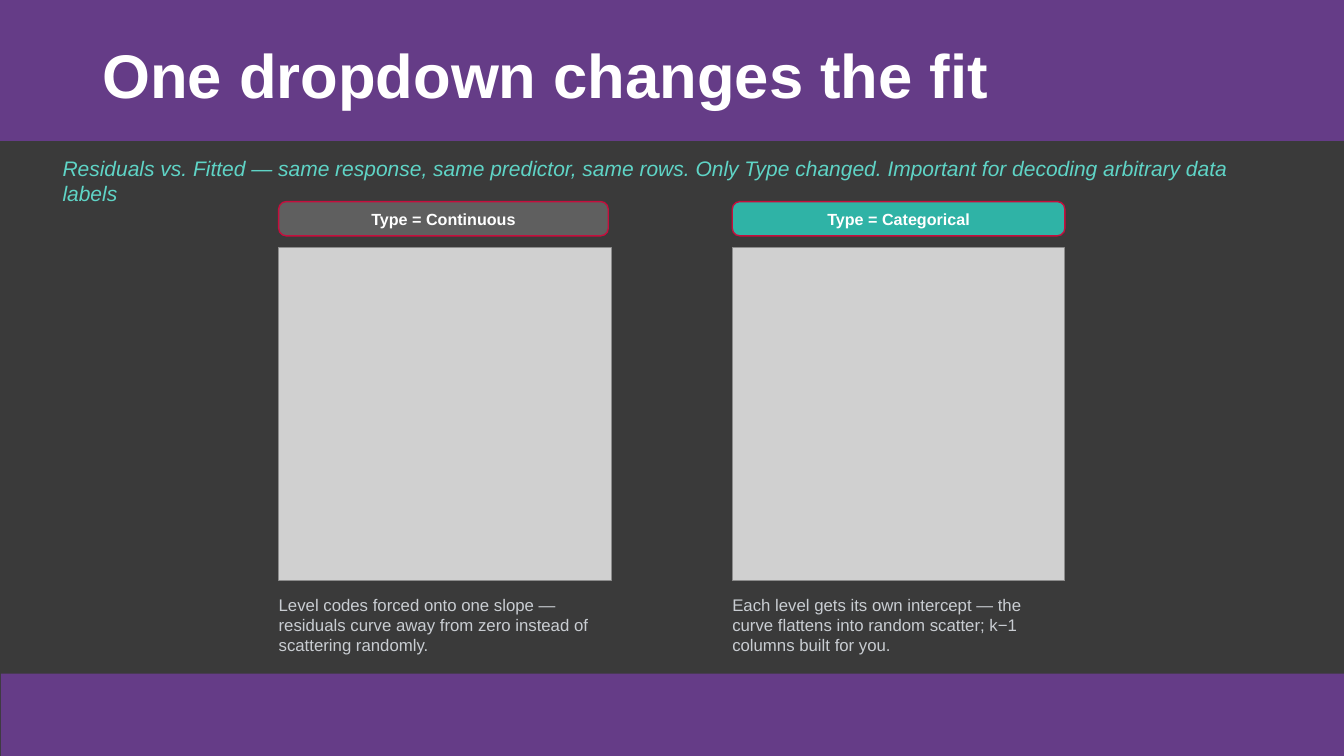
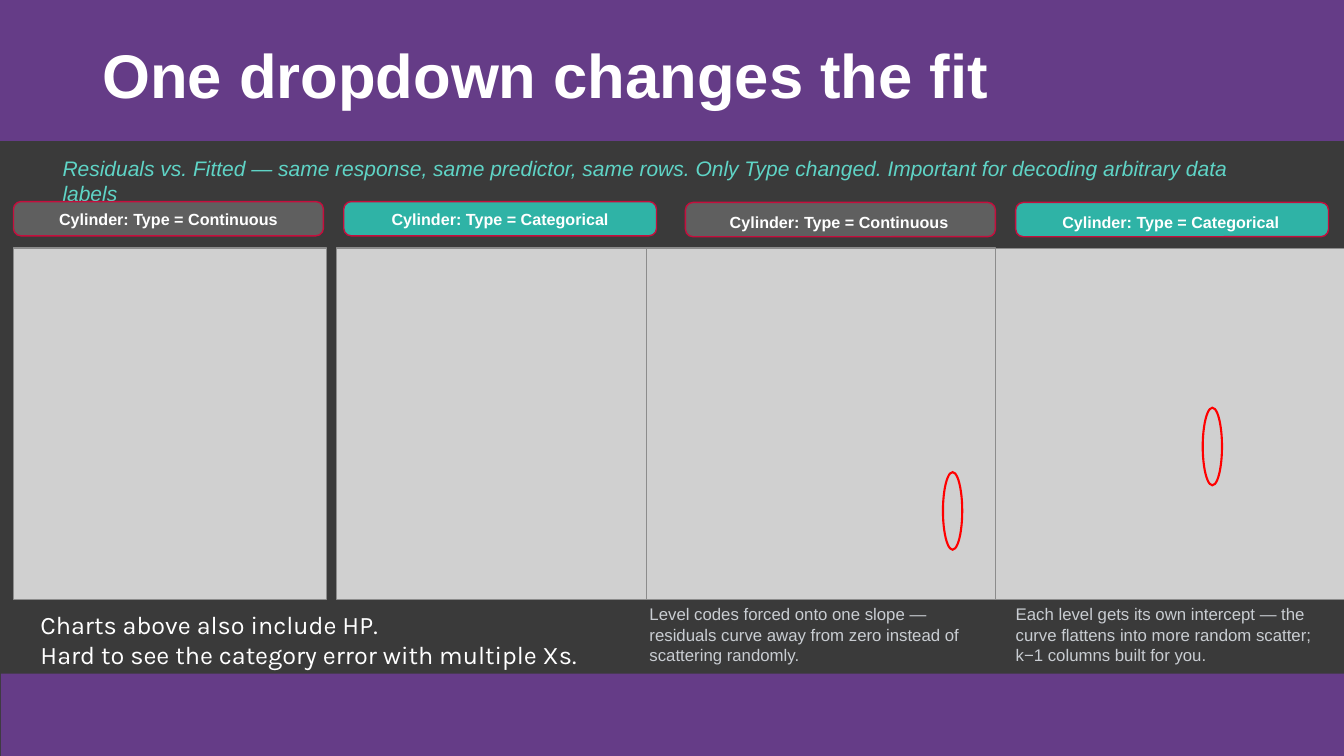
Before and after one commit to colodnerdata/Statistical_Analysis_Lambda_Catalog, a slide deck: slide 17 of Presentations/Excel is Turing Complete CECOP Colodner.pptx. Drawn at 1344x756 pixels with LibreOffice and Linux fonts; fonts in the diff are those of the drawing; grey boxes stand for pictures. Boxes give left, top, right and bottom in pixels: in the first picture for what was removed or moved away, otherwise in the second. Text is boxed around its words. In the diff, an @@ line names an element or a change of style, - is before the commit and + after.

```diff
--- a/Presentations/Excel is Turing Complete CECOP Colodner.pptx
+++ b/Presentations/Excel is Turing Complete CECOP Colodner.pptx
@@ rounded rectangle: place and size @@
-rounded rectangle at (279,202,609,236)
+rounded rectangle at (13,202,324,236)
@@ rounded rectangle: place and size @@
-rounded rectangle at (732,202,1065,236)
+rounded rectangle at (344,202,656,236)
@@ rounded rectangle added at (686,203,996,237), fill #5F5F5F, outline #C50E3D 1 pt @@
@@ rounded rectangle added at (1016,203,1329,237), fill #2FB3A6, outline #C50E3D 1 pt @@
@@ text at (59,213,277,229): text changed @@
-Type = Continuous
+Cylinder: Type = Continuous
@@ text at (392,213,609,229): text changed @@
-Type = Categorical
+Cylinder: Type = Categorical
@@ text added at (730,216,948,232), 11.5 pt, text #FFFFFF, bold @@
+Cylinder: Type = Continuous
@@ text added at (1062,216,1279,232), 11.5 pt, text #FFFFFF, bold @@
+Cylinder: Type = Categorical
@@ picture: place and size @@
-picture at (279,248,612,581)
+picture at (13,248,326,599)
@@ picture: place and size @@
-picture at (732,248,1065,581)
+picture at (337,248,649,599)
@@ picture added at (647,248,996,599) @@
@@ picture added at (996,248,1344,600) @@
@@ ellipse added at (1203,408,1222,486), outline #FF0000 1.5 pt @@
@@ ellipse added at (944,472,963,549), outline #FF0000 1.5 pt @@
@@ text added at (40,616,577,670), 18 pt, text #FFFFFF @@
+Charts above also include HP.
+Hard to see the category error with multiple Xs.
@@ text "Level codes forced onto one ...": place and size @@
-text "Level codes forced onto one ..." at (279,599,588,655)
+text "Level codes forced onto one ..." at (649,608,959,665)
@@ text at (1016,608,1311,665): text changed @@
-Each level gets its own intercept — the curve flattens into random scatter; k−1 columns built for you.
+Each level gets its own intercept — the curve flattens into more random scatter; k−1 columns built for you.
```
Also in this commit, not shown: 12 other slides changed, 1 slide added, 1 slide removed, 2 other files.
